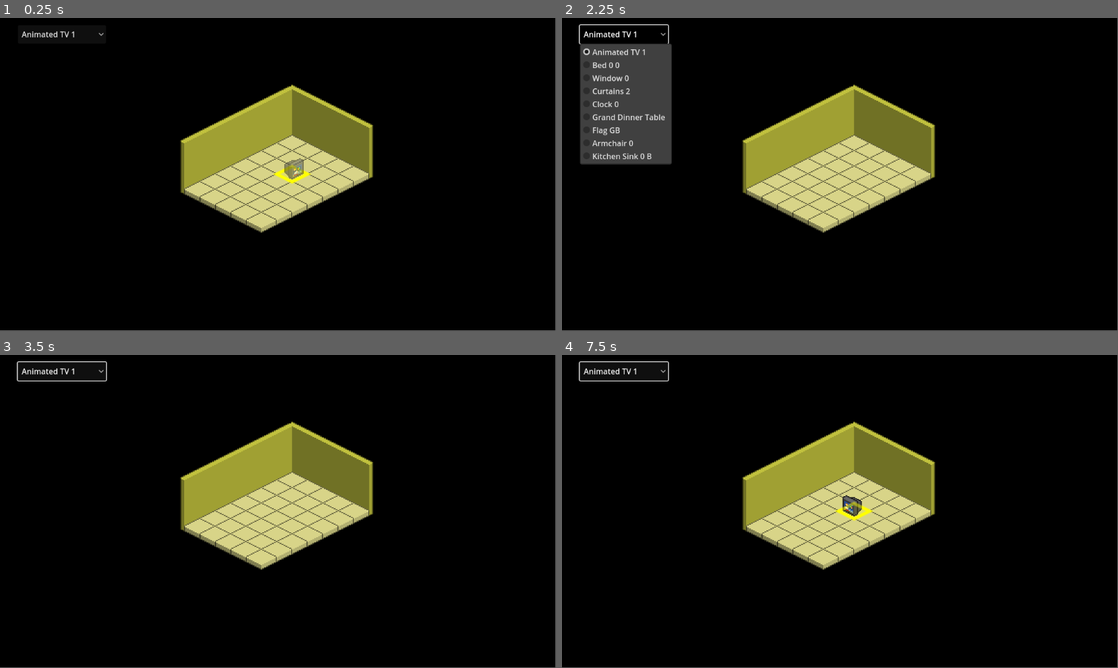
Above: before the commit, frames 1-4 (two rows, left to right).
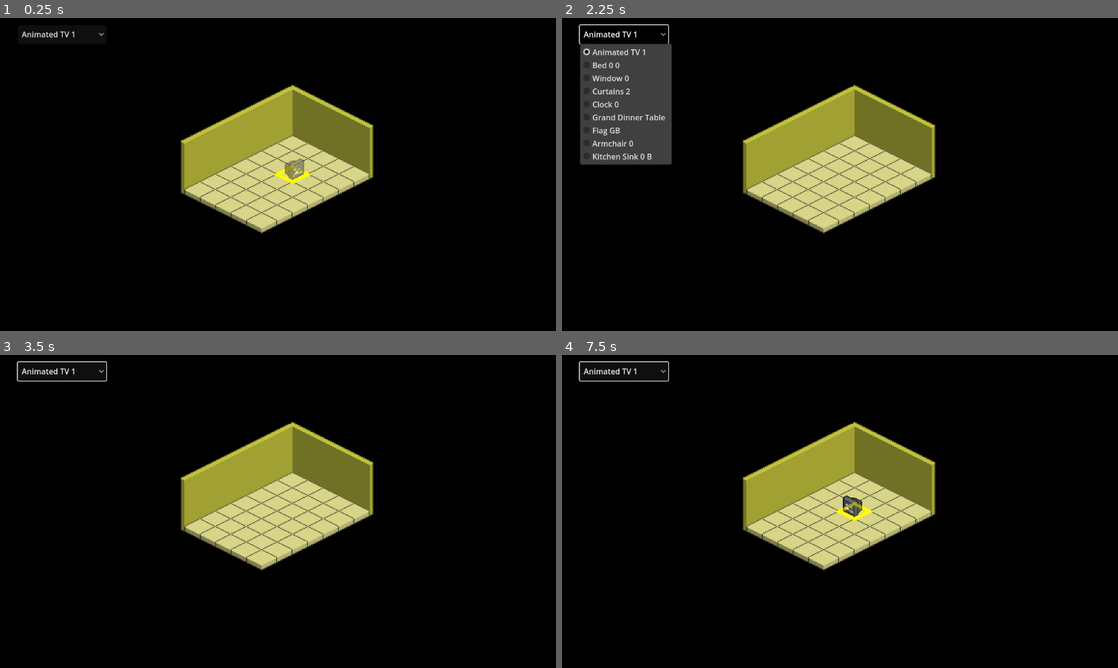
Above: after the commit, the same moments.

Repository: Dowsley/hotel
Game: Godot game, scene res://scenes/main.tscn
Same seed, same stepped clock (60 frames per second), same inputs: the game is played once before the commit and once after it.
Inputs (mouse positions are in pixels of both pictures, inside the frame that each line leads up to):
- Up to frame 1 (0.25 s): no input
- Up to frame 2 (2.25 s): click "Animated TV 1" at 0.5 s; click "Animated TV 1" at 1.25 s; click "Animated TV 1" at 2 s
- Up to frame 3 (3.5 s): tap Enter at 2.75 s; move the mouse to (400, 495) at 2.77 s; tap R at 2.85 s; click (400, 495) at 2.92 s
- Up to frame 4 (7.5 s): tap Space at 3.5, 5, 6.5 s; move the mouse to (728, 527) at 3.52 s; tap R every 0.75 s from 3.6 to 7.35 s; click (728, 527) at 3.67 s; tap Enter at 4.25, 5.75 s; move the mouse to (895, 442) at 4.27 s; click (895, 442) at 4.42 s; move the mouse to (812, 574) at 5.02 s; click (812, 574) at 5.17 s; move the mouse to (1006, 558) at 5.77 s; click (1006, 558) at 5.92 s; move the mouse to (673, 464) at 6.52 s; click (673, 464) at 6.67 s; move the mouse to (867, 511) at 7.27 s; click (867, 511) at 7.42 s
In our replay, the window is 799x449 before the commit and 800x450 after it. These sizes can differ from the game's own. Grey fills any space a smaller window leaves; there, only what the larger window draws over its background counts as a difference.

The runs differ from the first frame. In frame 1, 1.3% of the frame differs, in the area x 6-68%, y 4-69%; in frame 2, 1.5%, in the area x 4-68%, y 2-69%; in frame 3, 1.3%; in frame 4, 1.3%.

Commit message:
Convert to 4.4.1

Diff:
--- a/data/furni_types/armchair_0_0.tres
+++ b/data/furni_types/armchair_0_0.tres
@@ -1,14 +1,15 @@
 [gd_resource type="Resource" script_class="FurniType" load_steps=3 format=3 uid="uid://cjkvo87sbvvii"]
 
-[ext_resource type="Script" path="res://src/definitions/furni_type.gd" id="1_4xx1y"]
+[ext_resource type="Script" uid="uid://58xbbl6knnyv" path="res://src/definitions/furni_type.gd" id="1_4xx1y"]
 [ext_resource type="Texture2D" uid="uid://bv1qvnkrft2v6" path="res://assets/objects/normal/00_Furniture/small/Armchair_0_0.png" id="2_42vl1"]
 
 [resource]
 script = ExtResource("1_4xx1y")
 name = &"Armchair 0"
 sprite_sheet = ExtResource("2_42vl1")
+frame_time_ms = 200.0
+default_rotation_frame = 0
+vframes = 4
 hframes = 1
-default_rotation_frame = 0
 visual_offset = Vector2(0, -24)
 y_sort_origin = 0.0
-frame_time_ms = 200.0
--- a/project.godot
+++ b/project.godot
@@ -13,12 +13,17 @@
 config/name="Hotel"
 config/description="Isometric, potentially multiplayer project about creating and sharing rooms. Inspired by a once famous game."
 run/main_scene="res://scenes/main.tscn"
-config/features=PackedStringArray("4.3", "GL Compatibility")
+config/features=PackedStringArray("4.4", "GL Compatibility")
 config/icon="res://assets/icon.png"
 
 [audio]
 
 buses/default_bus_layout=""
+
+[display]
+
+window/size/mode=3
+window/stretch/mode="viewport"
 
 [dotnet]
 
Not shown: 1 places in data/furni_types/TV_1_B.tres that only renumber resources
Not shown: 1 places in data/furni_types/bed_0_0.tres that only renumber resources
Not shown: 1 places in data/furni_types/clock_0.tres that only renumber resources
Not shown: 1 places in data/furni_types/curtains_2.tres that only renumber resources
Not shown: 1 places in data/furni_types/flag_gb.tres that only renumber resources
Not shown: 1 places in data/furni_types/grand_dinner_table.tres that only renumber resources
Not shown: 1 places in data/furni_types/kitchen_sink_0_b.tres that only renumber resources
Not shown: 1 places in data/furni_types/window_0.tres that only renumber resources
Not shown: 1 places in scenes/core/furni.tscn that only renumber resources
Not shown: 1 places in scenes/core/grid_marker.tscn that only renumber resources
Not shown: 1 places in scenes/main.tscn that only renumber resources
Not shown: 1 places in scenes/rooms/basic_room.tscn that only renumber resources
(and 5 more such lines)
